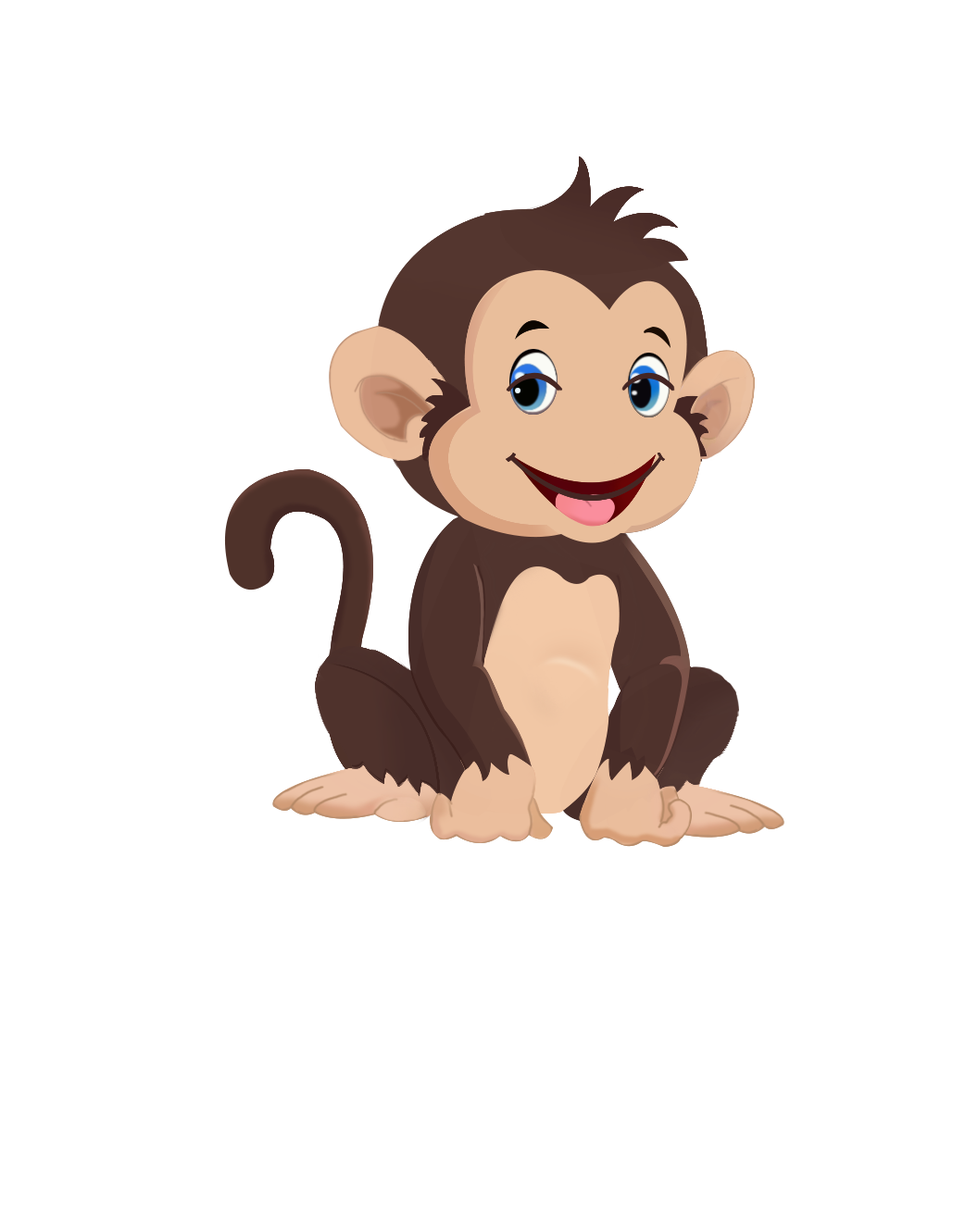
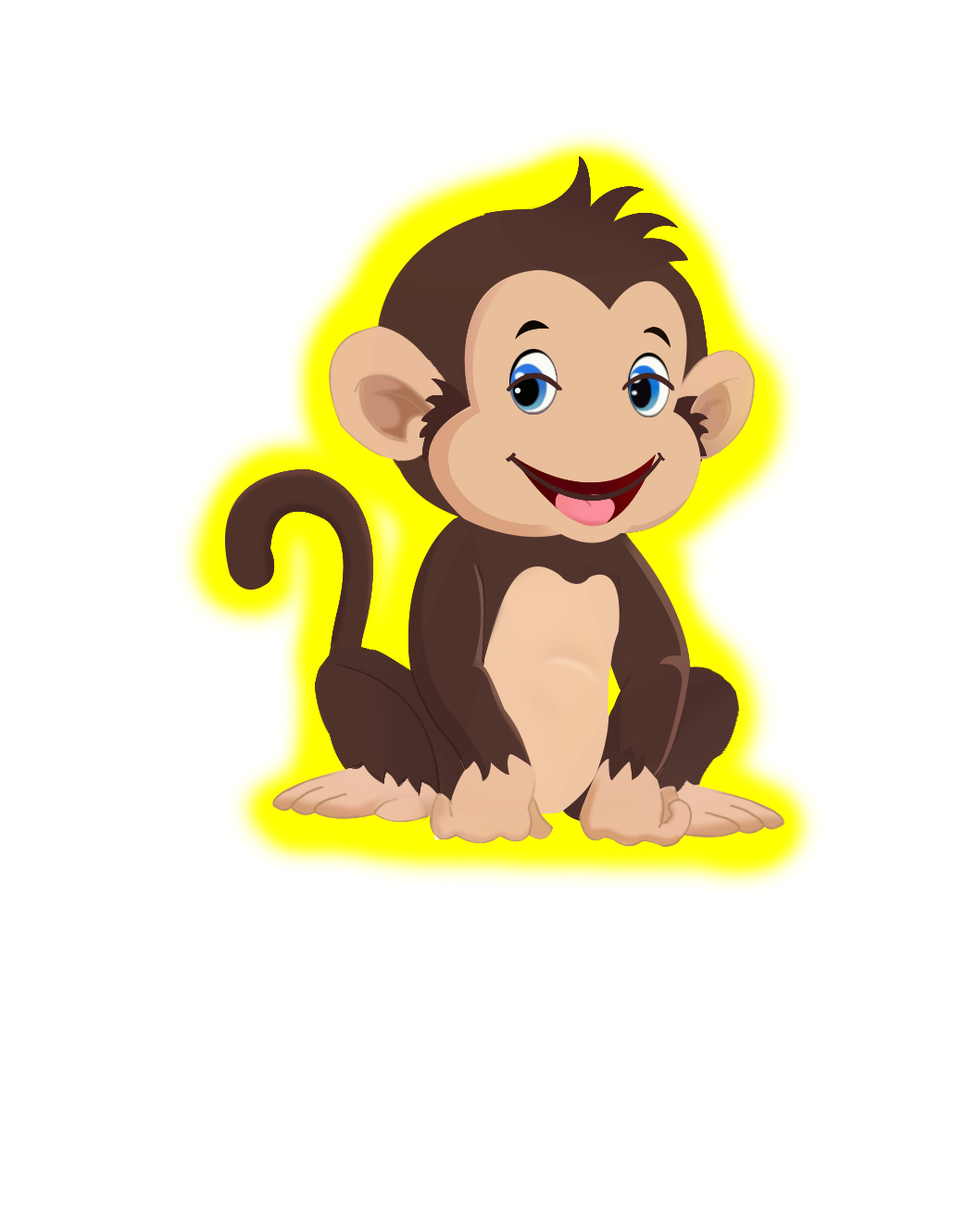
Layer changes from the first 978 × 1218 image to the second:
added layer "Layer 13" above "Layer 12" over [171,423,412,719]
added layer "Layer 12" above "Layer 11" over [219,451,824,896]
added layer "Layer 11" above "Background" over [282,126,806,601]
